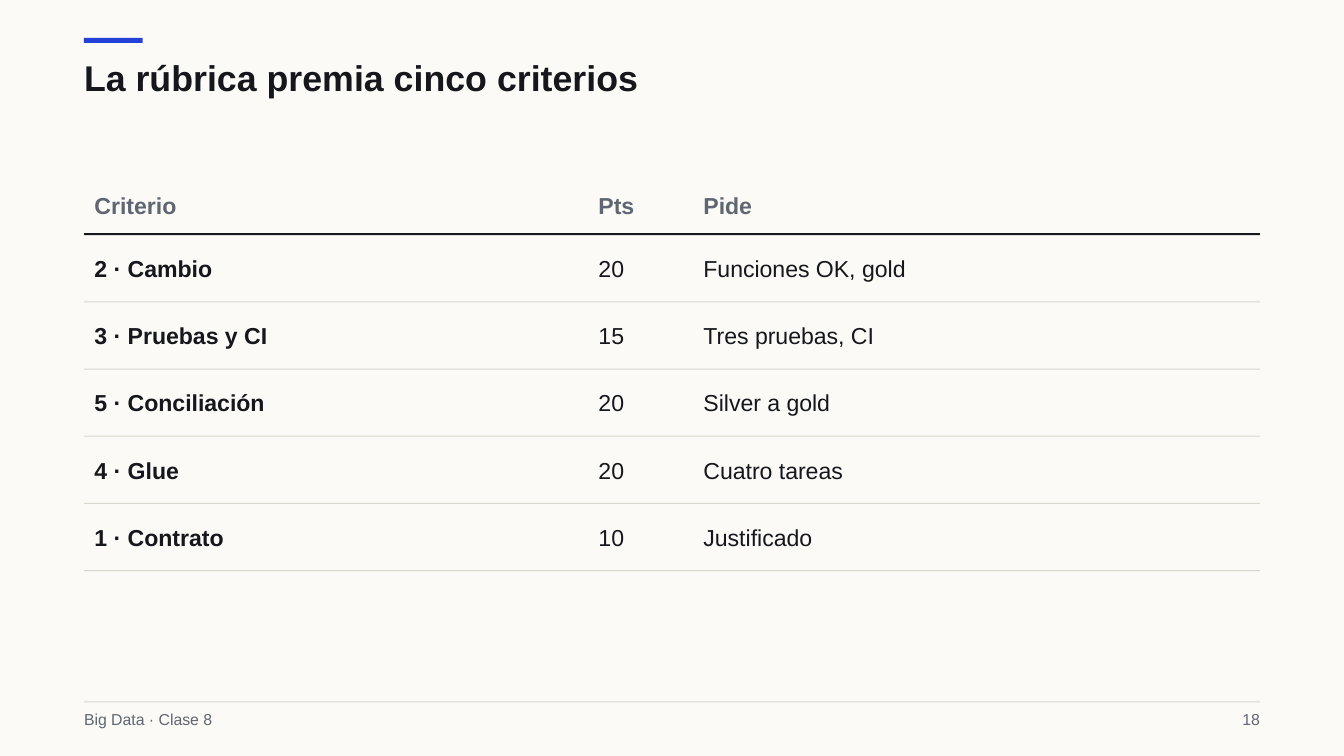
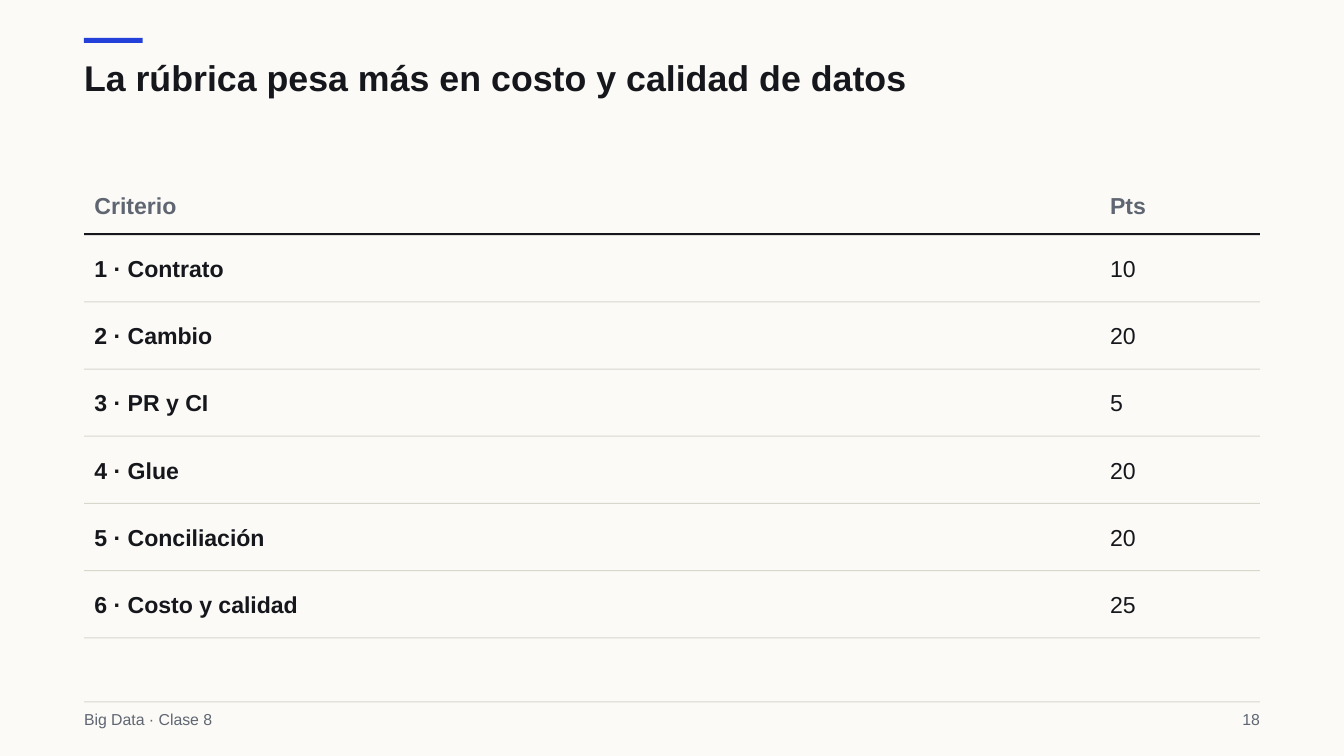
Before and after one commit to Apaezc/bigdata-udem-2026, a slide deck: slide 18 of curso/clase08/deck/slides.pptx. Drawn at 1344x756 pixels with LibreOffice and Linux fonts; fonts in the diff are those of the drawing. Boxes give left, top, right and bottom in pixels: in the first picture for what was removed or moved away, otherwise in the second. Text is boxed around its words. In the diff, an @@ line names an element or a change of style, - is before the commit and + after.

```diff
--- a/curso/clase08/deck/slides.pptx
+++ b/curso/clase08/deck/slides.pptx
@@ text at [84,64,906,98]: text changed @@
-La rúbrica premia cinco criterios
+La rúbrica pesa más en costo y calidad de datos
@@ text removed at [703,197,752,214] @@
-Pide
@@ text "Pts": place and size @@
-text "Pts" at [598,198,634,214]
+text "Pts" at [1110,198,1146,214]
@@ text "1 · Contrato": place and size @@
-text "1 · Contrato" at [94,530,224,547]
+text "1 · Contrato" at [94,261,224,278]
@@ text "10": place and size @@
-text "10" at [598,530,624,547]
+text "10" at [1110,261,1136,278]
@@ text removed at [703,260,906,282] @@
-Funciones OK, gold
@@ text "2 · Cambio": place and size @@
-text "2 · Cambio" at [94,260,212,278]
+text "2 · Cambio" at [94,327,212,345]
@@ text removed at [598,328,624,345] @@
-15
@@ text removed at [703,327,874,349] @@
-Tres pruebas, CI
@@ text "20": place and size @@
-text "20" at [598,261,624,278]
+text "20" at [1110,328,1136,345]
@@ text at [94,395,208,416]: text changed @@
-3 · Pruebas y CI
+3 · PR y CI
@@ text removed at [703,394,831,416] @@
-Silver a gold
@@ text added at [1110,395,1123,412], 16.5 pt, text #15171C @@
+5
@@ text "20": place and size @@
-text "20" at [598,395,624,412]
+text "20" at [1110,463,1136,480]
@@ text removed at [703,463,843,480] @@
-Cuatro tareas
@@ text "5 · Conciliación": place and size @@
-text "5 · Conciliación" at [94,394,265,412]
+text "5 · Conciliación" at [94,529,265,547]
@@ text "20": place and size @@
-text "20" at [598,463,624,480]
+text "20" at [1110,530,1136,547]
@@ text removed at [703,529,812,547] @@
-Justificado
@@ text added at [94,596,297,618], 16.5 pt, text #15171C, bold @@
+6 · Costo y calidad
@@ text added at [1110,597,1136,614], 16.5 pt, text #15171C @@
+25
@@ rectangle added at [84,637,1260,638], fill #D9D6CC @@
```
Also in this commit, not shown: 37 other slides changed, 1 slide added, 15 other files.
